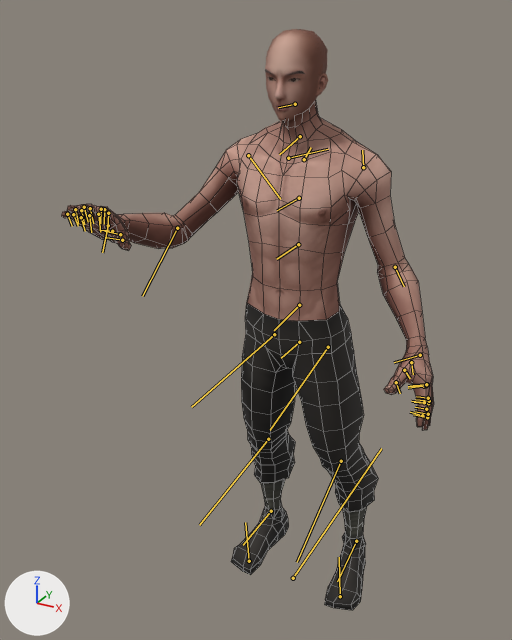
One commit to the FBX model Anim/Sword_Block_Loop.FBX: the scene before it, then after it.
Both versions are drawn from a 50 mm camera at (0.82, -1.764, 1.849) aimed at (-0.077, -0.133, 1.033). The axes (+X, +Y, +Z) are drawn at lower left. The lights are the same throughout. Both versions are drawn at frame 1 of the action 'Take 001'; the numbers are the values there. The bones that bend it are drawn over the model as lines. Mesh edges are drawn as thin lines on the coarser meshes.

Objects in the first picture: 'Man_Body_0', 'Man_Face_0', '对象003'.
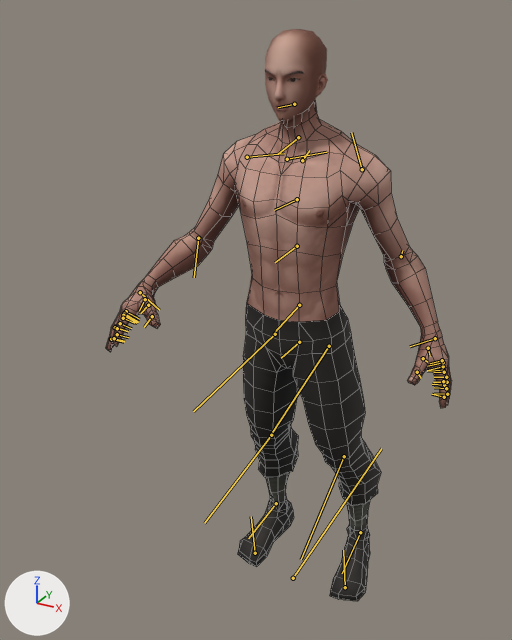
What differs and where, as boxes [x1, y1, x2, y2] in the pictures (512 x 640 px):
'Man_Body_0', posed (7% narrower, 7% shorter): before [61, 100, 434, 430]; after [106, 101, 451, 408]
'对象003', posed: before [231, 303, 378, 610]; after [238, 304, 381, 601]
bone 'Bip001 Spine', root to tip: before (299, 305) to (274, 330); after (299, 305) to (274, 333)
bone 'Bip001 Spine2', root to tip: before (299, 198) to (277, 210); after (297, 199) to (274, 210)
bone 'Bip001 L UpperArm', root to tip: before (363, 167) to (362, 150); after (362, 169) to (351, 132)
bone 'Bip001 L Forearm', root to tip: before (395, 267) to (404, 286); after (401, 256) to (402, 250)
bone 'Bip001 R UpperArm', root to tip: before (248, 155) to (280, 199); after (247, 157) to (284, 153)
bone 'Bip001 R Forearm', root to tip: before (177, 228) to (142, 296); after (198, 238) to (194, 277)
bone 'Bip001 R Hand', root to tip: before (108, 225) to (102, 252); after (140, 292) to (159, 310)

The change, as a diff of the scene's bpy script:
```diff
--- a/Anim/Sword_Block_Loop.FBX.py
+++ b/Anim/Sword_Block_Loop.FBX.py
@@ bone_bip001_spine @@
 bone_bip001_spine = bpy.data.objects['Armature'].pose.bones['Bip001 Spine']  # child of 'Bip001 Pelvis'
-bone_bip001_spine.rotation_quaternion = (0.999, 0.0, 0.0, 0.044)  # degrees (0, 0, 5)
+bone_bip001_spine.rotation_quaternion = (0.998, 0.0, 0.0, 0.065)  # degrees (0, 0, 8)
@@ bone_bip001_spine2 @@
 bone_bip001_spine2 = bpy.data.objects['Armature'].pose.bones['Bip001 Spine2']  # child of 'Bip001 Spine1'
-bone_bip001_spine2.rotation_quaternion = (1.0, 0.0, 0.0, 0.0)  # degrees (0, 0, 0)
+bone_bip001_spine2.rotation_quaternion = (0.999, 0.0, 0.0, -0.044)  # degrees (0, 0, -5)
@@ bone_bip001_l_upperarm @@
 bone_bip001_l_upperarm = bpy.data.objects['Armature'].pose.bones['Bip001 L UpperArm']  # child of 'Bip001 L Clavicle'
-bone_bip001_l_upperarm.rotation_quaternion = (0.981, 0.0, 0.177, 0.073)  # degrees (2, 20, 9)
+bone_bip001_l_upperarm.rotation_quaternion = (0.972, 0.023, 0.12, 0.2)  # degrees (5, 13, 24)
@@ bone_bip001_l_forearm @@
 bone_bip001_l_forearm = bpy.data.objects['Armature'].pose.bones['Bip001 L Forearm']  # child of 'Bip001 L UpperArm'
-bone_bip001_l_forearm.rotation_quaternion = (0.997, 0.0, 0.0, -0.083)  # degrees (0, 0, -10)
+bone_bip001_l_forearm.rotation_quaternion = (1.0, 0.0, 0.0, -0.026)  # degrees (0, 0, -3)
@@ bone_bip001_r_upperarm @@
 bone_bip001_r_upperarm = bpy.data.objects['Armature'].pose.bones['Bip001 R UpperArm']  # child of 'Bip001 R Clavicle'
-bone_bip001_r_upperarm.rotation_quaternion = (0.944, 0.023, -0.145, -0.297)  # degrees (8, -15, -36)
+bone_bip001_r_upperarm.rotation_quaternion = (0.974, -0.171, -0.12, -0.091)  # degrees (-19, -15, -8)
@@ bone_bip001_r_forearm @@
 bone_bip001_r_forearm = bpy.data.objects['Armature'].pose.bones['Bip001 R Forearm']  # child of 'Bip001 R UpperArm'
-bone_bip001_r_forearm.rotation_quaternion = (0.942, 0.0, 0.0, -0.336)  # degrees (0, 0, -39)
+bone_bip001_r_forearm.rotation_quaternion = (0.974, 0.0, 0.0, -0.228)  # degrees (0, 0, -26)
@@ bone_bip001_r_hand @@
 bone_bip001_r_hand = bpy.data.objects['Armature'].pose.bones['Bip001 R Hand']  # child of 'Bip001 R Forearm'
-bone_bip001_r_hand.rotation_quaternion = (0.896, -0.314, -0.299, -0.093)  # degrees (-39, -36, 1)
+bone_bip001_r_hand.rotation_quaternion = (0.994, -0.084, -0.048, 0.042)  # degrees (-10, -5, 5)
```
